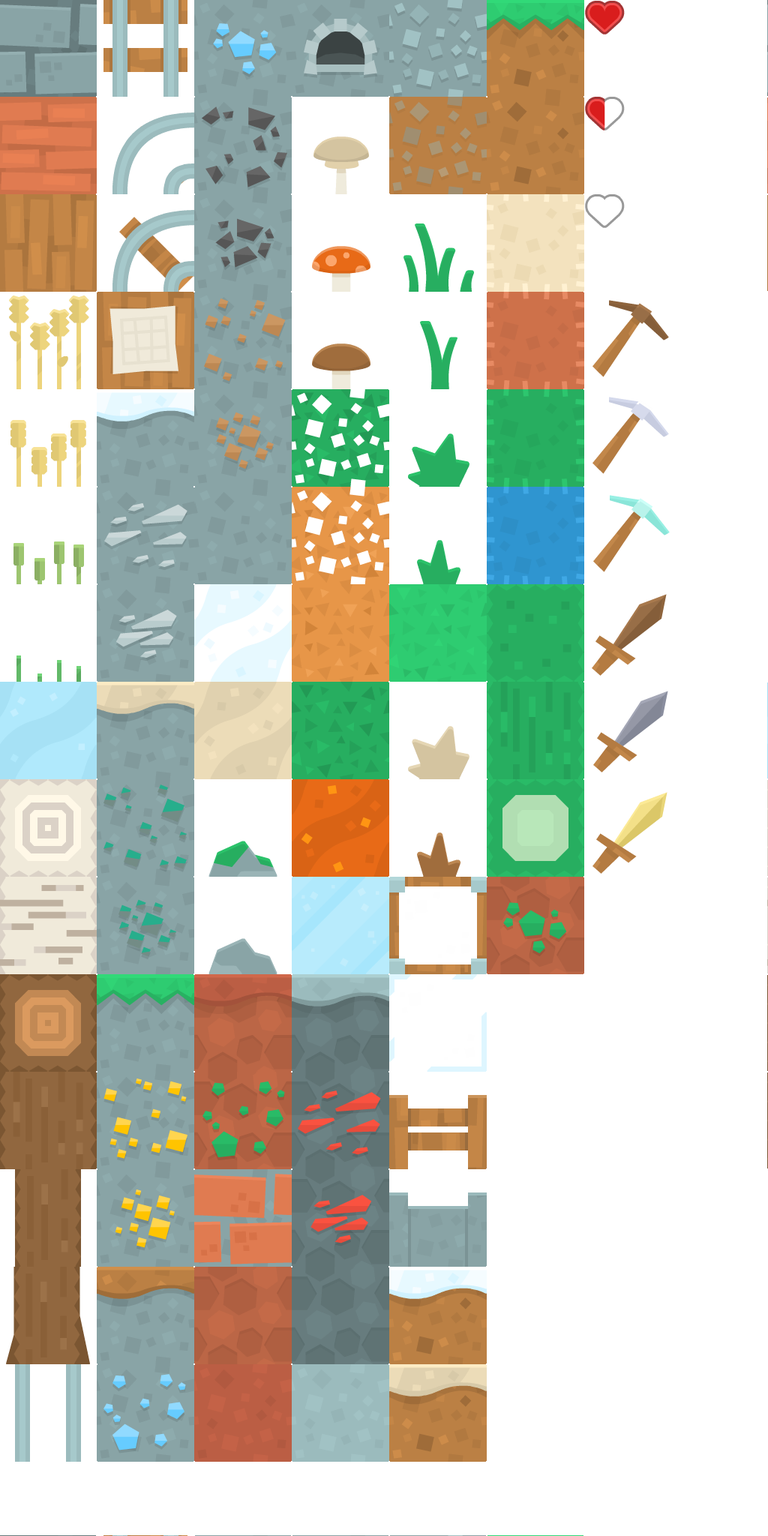
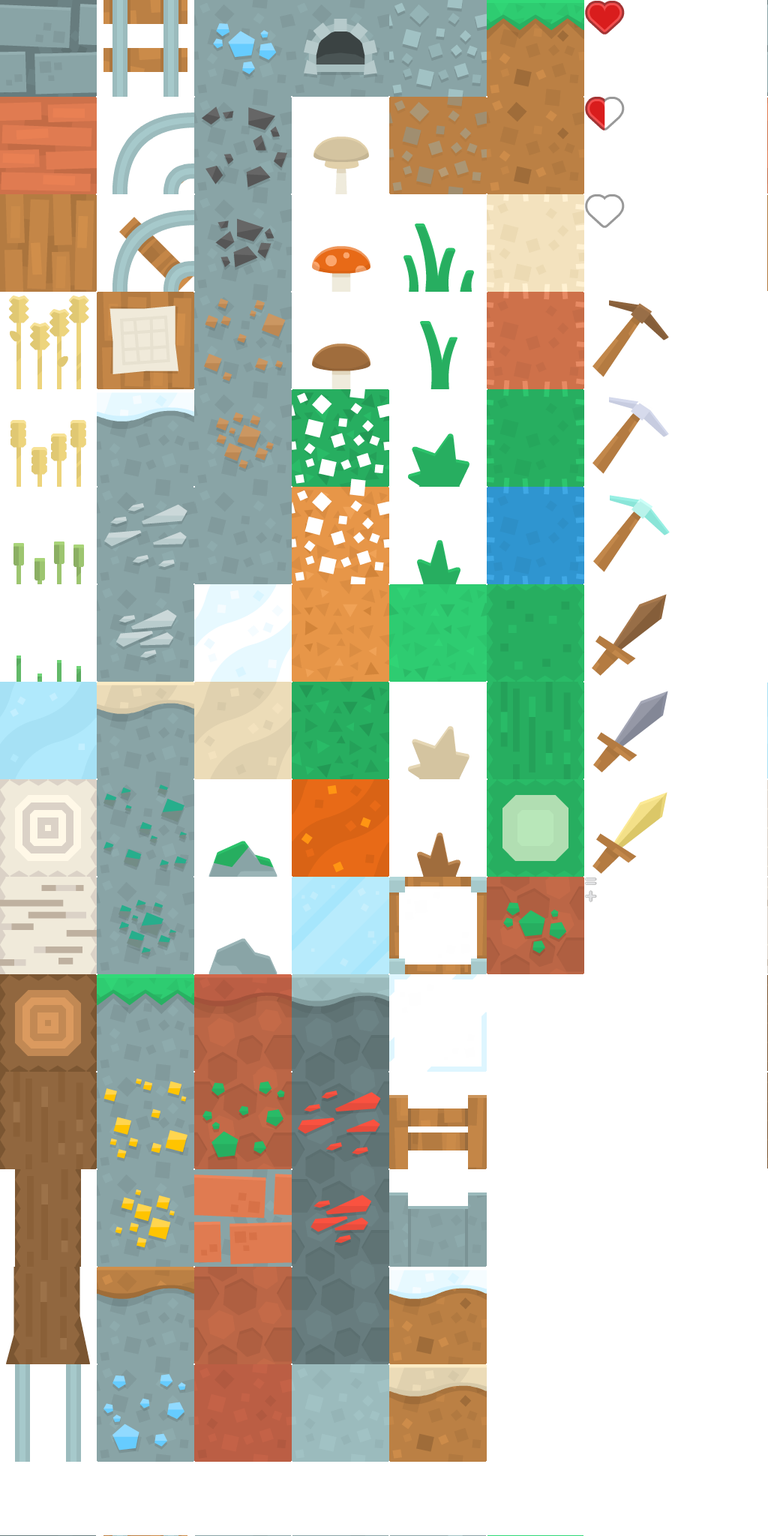
Comparing the layer stacks of the two 768px x 1536px images. Changes:
painted on "spritesheet_tiles.png" over (x1=584, y1=877, x2=597, y2=903)
